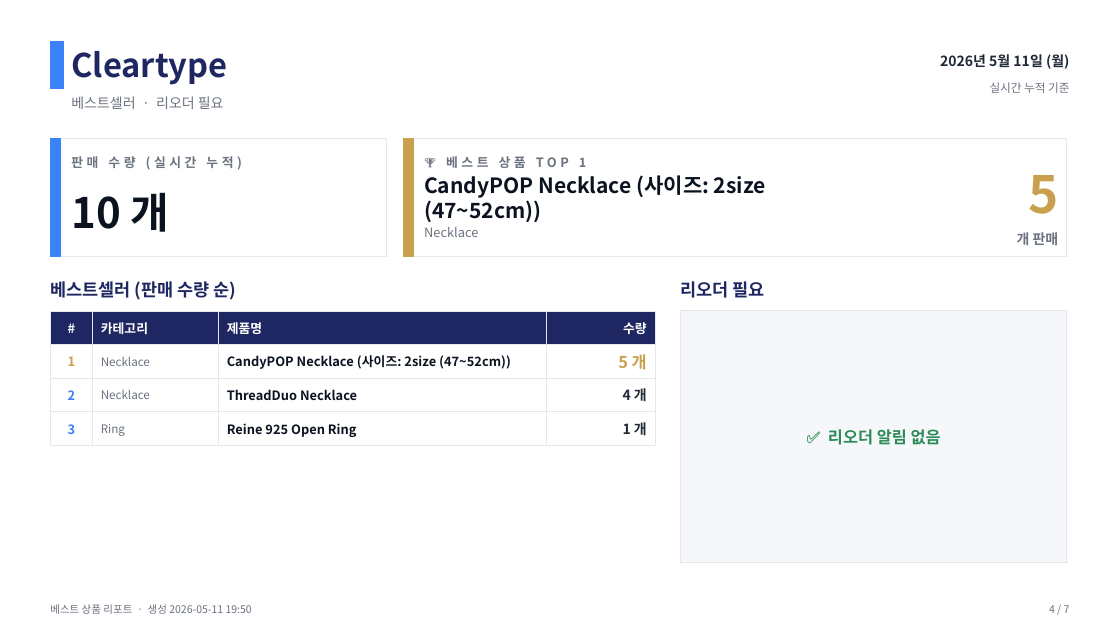
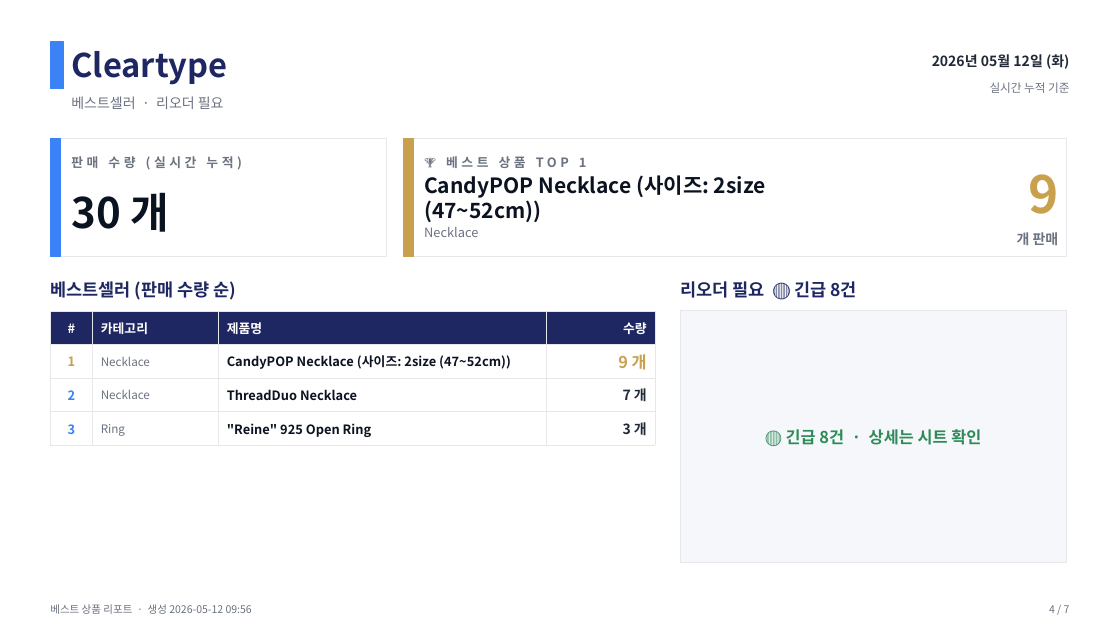
Before and after one commit to j65209/Brightbeed, a slide deck: slide 4 of data/sales-report.pptx. Drawn at 1120x630 pixels with LibreOffice and Linux fonts; fonts in the diff are those of the drawing. Boxes give left, top, right and bottom in pixels: in the first picture for what was removed or moved away, otherwise in the second. Text is boxed around its words. In the diff, an @@ line names an element or a change of style, - is before the commit and + after.

```diff
--- a/data/sales-report.pptx
+++ b/data/sales-report.pptx
@@ text at bbox=[932, 54, 1069, 69]: text changed @@
-2026년 5월 11일 (월)
+2026년 05월 12일 (화)
@@ text at bbox=[1028, 174, 1058, 214]: text changed @@
-5
+9
@@ text at bbox=[71, 192, 169, 232]: text changed @@
-10 개
+30 개
@@ text at bbox=[680, 281, 856, 298]: text changed @@
-리오더 필요
+리오더 필요 🔴 긴급 8건
@@ table at bbox=[50, 311, 655, 441] @@
-row 2, column 4: 5 개
+row 2, column 4: 9 개
-row 3, column 4: 4 개
+row 3, column 4: 7 개
@@ row 4, column 3: "Reine 925 Open Ring" to ""Reine" 925 Open Ring" @@
-row 4, column 4: 1 개
+row 4, column 4: 3 개
@@ text at bbox=[786, 429, 981, 445]: text changed @@
-✅ 리오더 알림 없음
+🔴 긴급 8건 · 상세는 시트 확인
@@ text at bbox=[50, 604, 252, 614]: text changed @@
-베스트 상품 리포트 · 생성 2026-05-11 19:50
+베스트 상품 리포트 · 생성 2026-05-12 09:56
```
Also in this commit, not shown: 6 other slides changed.
